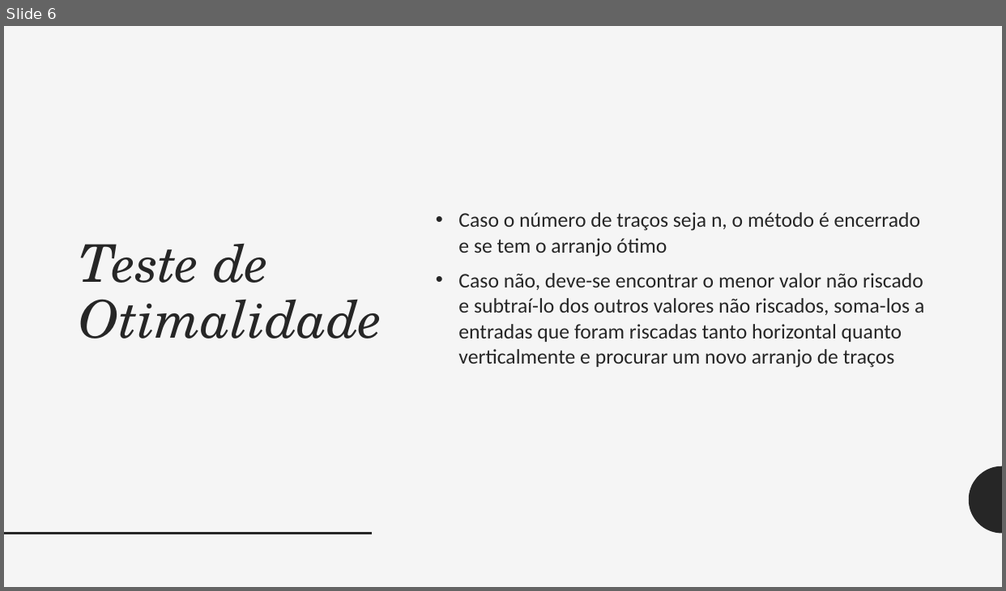
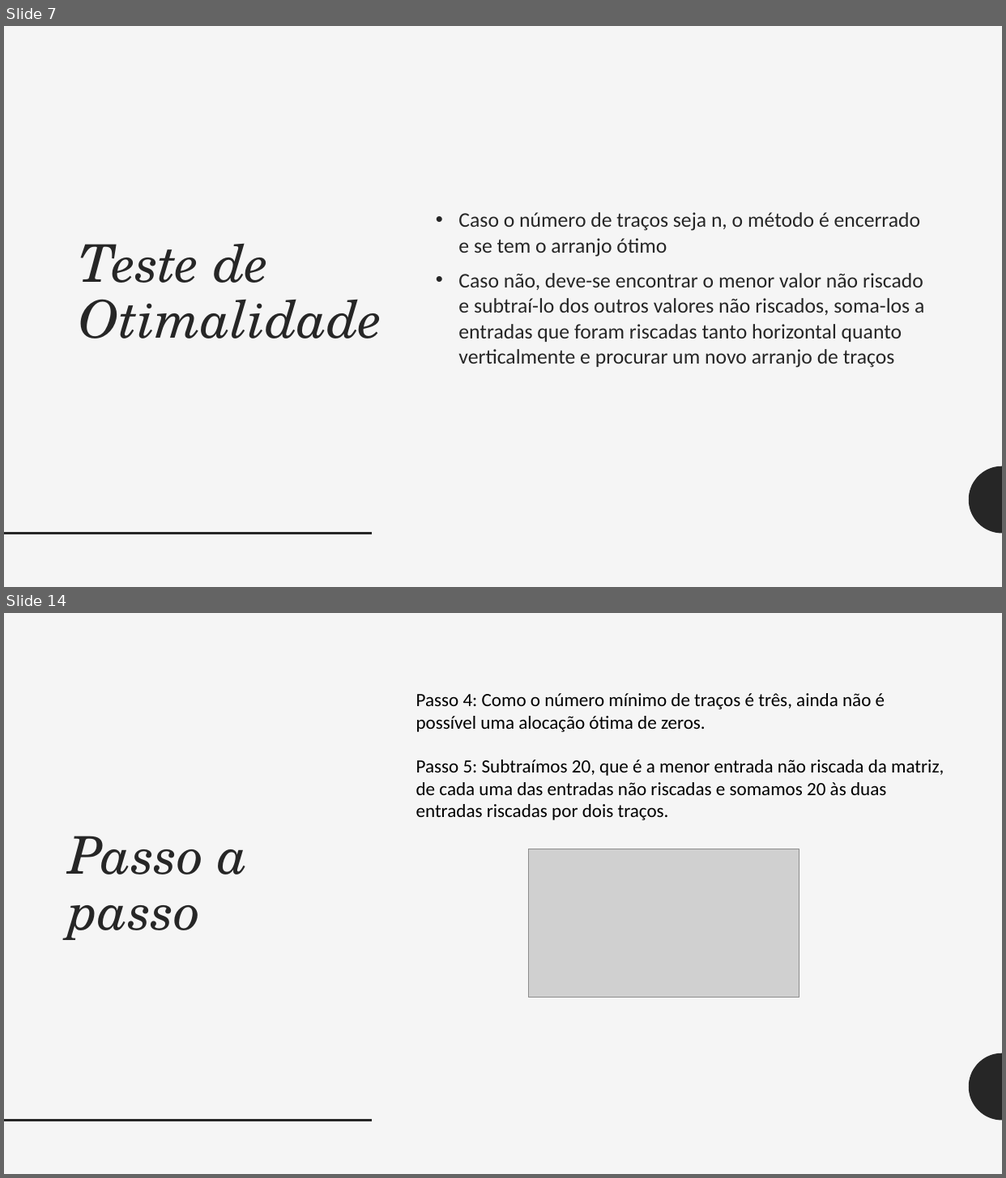
Before and after one commit to rafaelmotaalves/MetodoHungaro, a slide deck: MetodoHungaro.pptx. Shown one above the other, each under a label of ours: slide 6 before the commit, slides 7 and 14 after it; the slides between them are not shown. The pictures are 1006x591 and 1006x1178 pixels, drawn with LibreOffice and Linux fonts; fonts in the diff are those of the drawing; grey boxes stand for pictures. Boxes give left, top, right and bottom in pixels: in the first picture for what was removed or moved away, otherwise in the second. Text is boxed around its words. In the diff, an @@ line names an element or a change of style, - is before the commit and + after.

```diff
--- a/MetodoHungaro.pptx
+++ b/MetodoHungaro.pptx
@@ slide 14 added at (4,613,1002,1174), background #F5F5F5; not listed: 2 template elements that a slide beside it also shows @@
@@ text added at (416,693,884,732), 18 pt, text #000000 @@
+Passo 4: Como o número mínimo de traços é três, ainda não é
+possível uma alocação ótima de zeros.
@@ text added at (416,760,944,820), 18 pt, text #000000 @@
+Passo 5: Subtraímos 20, que é a menor entrada não riscada da matriz,
+de cada uma das entradas não riscadas e somamos 20 às duas
+entradas riscadas por dois traços.
@@ title added at (69,836,248,940), 50 pt, text #262626, italic @@
+Passo a passo
@@ picture added at (529,850,799,998) @@
@@ what was slide 6 is now slide 7 @@
```
Also in this commit, not shown: 2 slides changed, 12 other slides added.
